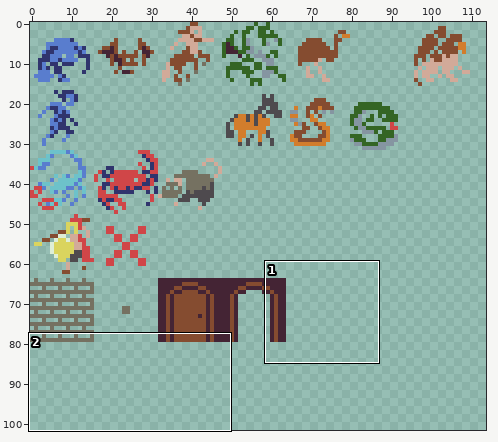
Edited in one commit: sprite sheet (res/spritesheet.png). The picture above shows the old version from afar; the outline marks the close-up.
Close-up. The starting point:
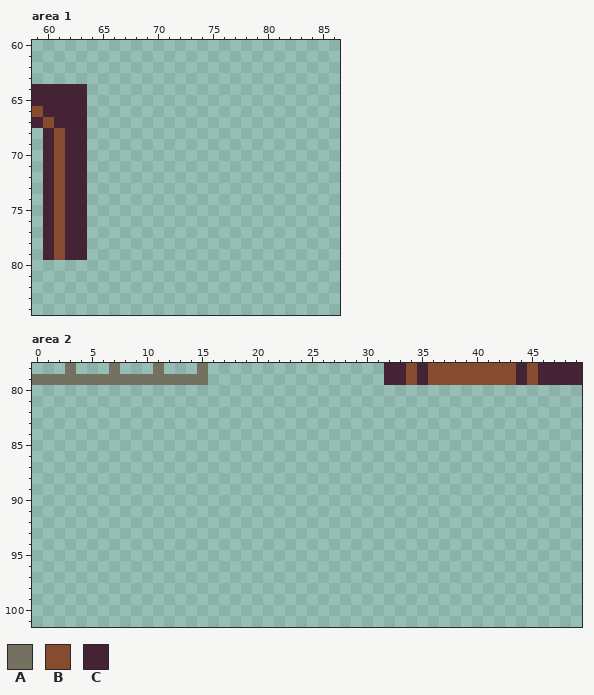
The file is 360x360 pixels. Pixels under 10% opacity are left out. Shown: area 1: x 59..86, y 60..84; area 2: x 0..49, y 78..101. The wide view leaves out empty margins.
Palette (. is transparent): A #757161  B #854c30  C #442434
Pixels before, area 1, first column x 59:
64 CCCCC
65 CCCCC
66 BCCCC
67 CBCCC
68 .CBCC
69 .CBCC
70 .CBCC
71 .CBCC
72 .CBCC
73 .CBCC
74 .CBCC
75 .CBCC
76 .CBCC
77 .CBCC
78 .CBCC
79 .CBCC
Pixels before, area 2, first column x 0:
78 ...A...A...A...A................CCBCBBBBBBBBCBCCCC
79 AAAAAAAAAAAAAAAA................CCBCBBBBBBBBCBCCCC
Now the later version:
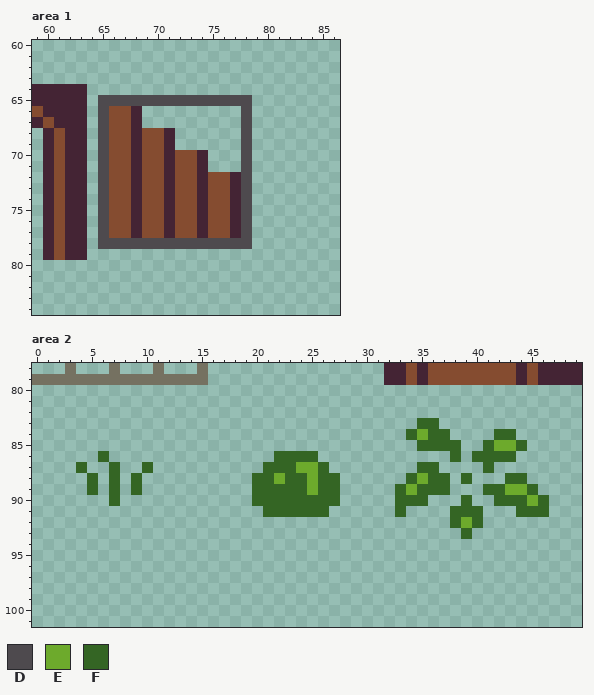
Colours new in this view: D #4e4a4e  E #6daa2c  F #346524
Change:
Changed rows in their new state; - is an unchanged pixel.
Area 1:
first column x 65:
65 DDDDDDDDDDDDDD
66 DBBC---------D
67 DBBC---------D
68 DBBCBBC------D
69 DBBCBBC------D
70 DBBCBBCBBC---D
71 DBBCBBCBBC---D
72 DBBCBBCBBCBBCD
73 DBBCBBCBBCBBCD
74 DBBCBBCBBCBBCD
75 DBBCBBCBBCBBCD
76 DBBCBBCBBCBBCD
77 DBBCBBCBBCBBCD
78 DDDDDDDDDDDDDD
Area 2:
first column x 4:
 83 -------------------------------FF----------
 84 ------------------------------FEFF----FF---
 85 -------------------------------FFFF--FEEF--
 86 --F---------------FFFF------------F-FFFF---
 87 F--F--F----------FFFEEF--------FF----F-----
 88 -F-F-F----------FFEFFEFF------FEFF-F---FF--
 89 -F-F-F----------FFFFFEFF-----FEFFF---FFEEF-
 90 ---F------------FFFFFFFF-----FFF---F--FFFEF
 91 -----------------FFFFFF------F----FFF---FFF
 92 ----------------------------------FEF------
 93 -----------------------------------F-------
